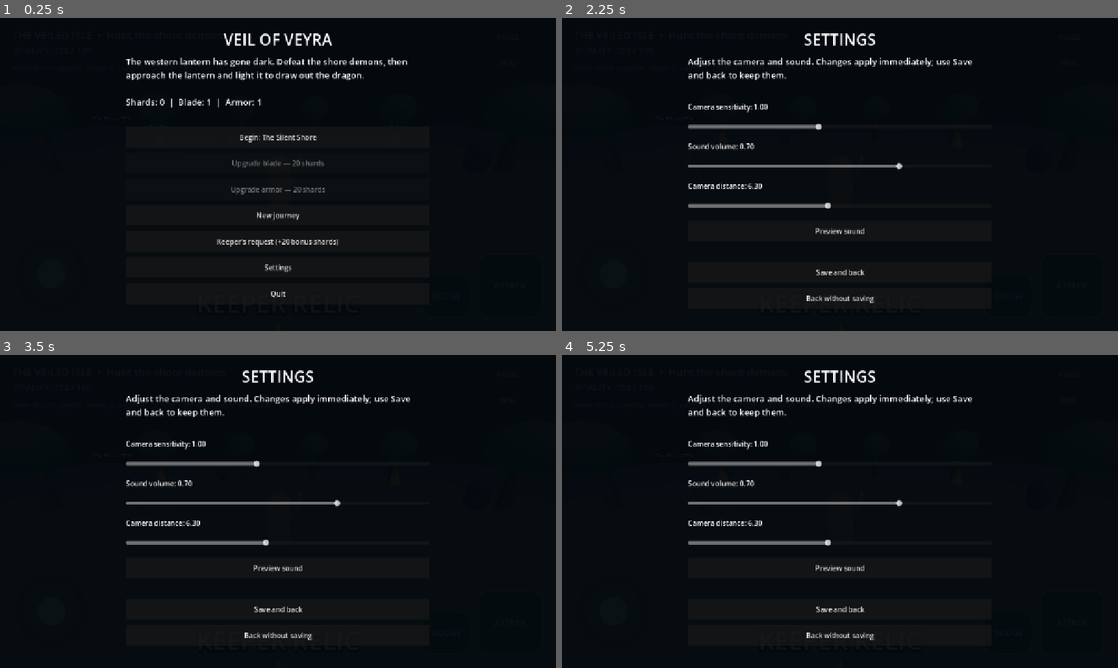
Above: before the commit, frames 1-4 (two rows, left to right).
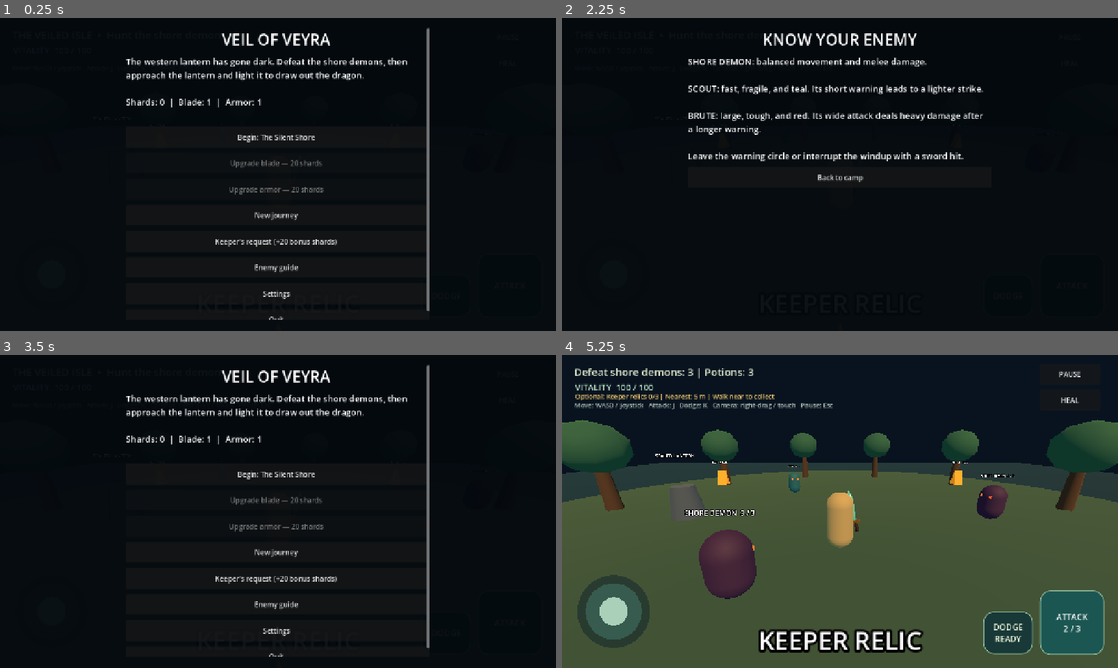
Above: after the commit, the same moments.

Repository: Hirukshanan/veil-of-veyra
Game: Godot game, scene res://scenes/main.tscn
Two runs of this game, one before a commit and one after it. Both use one fixed random seed, a clock stepped at 60 frames per second and the inputs below.
Inputs (mouse positions are in pixels of both pictures, inside the frame that each line leads up to):
- Up to frame 1 (0.25 s): no input
- Up to frame 2 (2.25 s): click "Keeper's request (+20 bonus s…" at 0.5 s; click "Back to camp" at 1.25 s; click (840, 268) at 2 s, where only the run after the commit has a clickable "Enemy guide"
- Up to frame 3 (3.5 s): click (278, 514) at 2.75 s, where only the run after the commit has a clickable "Back to camp"
- Up to frame 4 (5.25 s): click (840, 473) at 3.5 s, where only the run after the commit has a clickable "Begin: The Silent Shore"; click (1073, 624) at 4.25 s, where only the run after the commit has a clickable "ATTACK"; click (1073, 624) at 5 s, where only the run after the commit has a clickable "ATTACK 1 / 3"

The runs differ from the first frame. In frame 1, 2.2% of the frame differs, in the area x 38-78%, y 3-97%; in frame 2, 5.7%; in frame 3, 5.5%; in frame 4, 72%, in the area x 0-100%, y 4-100%.

Commit message:
feat: add Scout and Brute enemy variants

Diff:
--- a/scripts/campaign.gd
+++ b/scripts/campaign.gd
@@ -140,6 +140,8 @@
 		enemy.position = Vector3(cos(angle) * 10, 0, sin(angle) * 10)
 		enemy.set("target", player)
 		enemy.set("health", 3 + chapter * 2)
+		# Introduce the scout on the shore; later chapters mix all three kinds.
+		enemy.set("kind", (1 if index == 2 else 0) if chapter == 0 else index % 3)
 		enemy.connect("defeated", Callable(self, "_on_enemy_defeated"))
 		add_child(enemy)
 
@@ -258,6 +260,7 @@
 	_menu_button("Upgrade armor — %d shards" % _cost(armor_level), func(): _upgrade(false), shards < _cost(armor_level) or armor_level >= 4)
 	_menu_button("New journey", _confirm_reset)
 	_menu_button("Keeper's request (+20 bonus shards)", _show_keeper_request)
+	_menu_button("Enemy guide", _show_enemy_guide)
 	_menu_button("Settings", func(): _show_settings(_show_camp))
 	_menu_button("Quit", func(): get_tree().quit())
 
@@ -266,6 +269,10 @@
 
 func _show_keeper_request() -> void:
 	_clear_menu("THE KEEPER'S REQUEST", "Three relics remain scattered around this island. Walk near each golden relic to recover it. Find all three and defeat the dragon in the same hunt to earn 20 bonus shards.\n\nThis quest is optional. Restarting a hunt resets collected relics.")
+	_menu_button("Back to camp", _show_camp)
+
+func _show_enemy_guide() -> void:
+	_clear_menu("KNOW YOUR ENEMY", "SHORE DEMON: balanced movement and melee damage.\n\nSCOUT: fast, fragile, and teal. Its short warning leads to a lighter strike.\n\nBRUTE: large, tough, and red. Its wide attack deals heavy damage after a longer warning.\n\nLeave the warning circle or interrupt the windup with a sword hit.")
 	_menu_button("Back to camp", _show_camp)
 
 func _upgrade(blade: bool) -> void:
--- a/scripts/enemy.gd
+++ b/scripts/enemy.gd
@@ -3,9 +3,22 @@
 signal defeated
 
 const GRAVITY := 22.0
+enum Kind { SHORE, SCOUT, BRUTE }
 
 var target: Node3D
 var health := 3
+var kind := Kind.SHORE
+var move_speed := 2.15
+var attack_damage := 8
+var attack_range := 1.8
+var windup_duration := 0.55
+var recovery_duration := 0.8
+var body_color := Color(0.25, 0.15, 0.27)
+var body_radius := 0.5
+var body_height := 1.5
+var display_name := "SHORE DEMON"
+var _maximum_health := 3
+var _health_label: Label3D
 var _attack_cooldown := 0.0
 var _windup := 0.0
 var _hit_time := 0.0
@@ -16,13 +29,37 @@
 func _ready() -> void:
 	collision_layer = 2
 	collision_mask = 1
+	match kind:
+		Kind.SCOUT:
+			display_name = "SCOUT"
+			health = maxi(2, health - 1)
+			move_speed = 3.1
+			attack_damage = 5
+			attack_range = 1.6
+			windup_duration = 0.4
+			recovery_duration = 0.9
+			body_color = Color(0.13, 0.4, 0.4)
+			body_radius = 0.38
+			body_height = 1.35
+		Kind.BRUTE:
+			display_name = "BRUTE"
+			health += 3
+			move_speed = 1.45
+			attack_damage = 16
+			attack_range = 2.3
+			windup_duration = 0.95
+			recovery_duration = 1.2
+			body_color = Color(0.48, 0.16, 0.1)
+			body_radius = 0.68
+			body_height = 2.1
+	_maximum_health = health
 	_build_body()
 
 
 func _physics_process(delta: float) -> void:
 	_attack_cooldown = maxf(0.0, _attack_cooldown - delta)
 	_hit_time = maxf(0.0, _hit_time - delta)
-	_material.albedo_color = Color(1, 0.85, 0.65) if _hit_time > 0.0 else Color(0.25, 0.15, 0.27)
+	_material.albedo_color = Color(1, 0.85, 0.65) if _hit_time > 0.0 else body_color
 	if not is_instance_valid(target) or health <= 0:
 		return
 
@@ -36,21 +73,21 @@
 		_windup = maxf(0.0, _windup - delta)
 		if _windup == 0.0:
 			_warning.hide()
-			_attack_cooldown = 0.8
-			if distance <= 1.8 and absf(target.global_position.y - global_position.y) <= 2.0 and target.has_method("take_damage"):
-				target.call("take_damage", 8)
+			_attack_cooldown = recovery_duration
+			if distance <= attack_range and absf(target.global_position.y - global_position.y) <= 2.0 and target.has_method("take_damage"):
+				target.call("take_damage", attack_damage)
 	elif _hit_time > 0.0:
 		velocity.x = 0.0
 		velocity.z = 0.0
-	elif distance > 1.55:
-		velocity.x = direction.x * 2.15
-		velocity.z = direction.z * 2.15
+	elif distance > attack_range - 0.25:
+		velocity.x = direction.x * move_speed
+		velocity.z = direction.z * move_speed
 		rotation.y = atan2(-direction.x, -direction.z)
 	else:
 		velocity.x = move_toward(velocity.x, 0.0, 12.0 * delta)
 		velocity.z = move_toward(velocity.z, 0.0, 12.0 * delta)
 		if _attack_cooldown <= 0.0 and target.has_method("take_damage"):
-			_windup = 0.55
+			_windup = windup_duration
 			_warning.show()
 
 	if not is_on_floor():
@@ -64,6 +101,7 @@
 	if health <= 0:
 		return
 	health -= amount
+	_health_label.text = "%s  %d / %d" % [display_name, maxi(0, health), _maximum_health]
 	_hit_time = 0.18
 	_windup = 0.0
 	_warning.hide()
@@ -76,13 +114,13 @@
 func _build_body() -> void:
 	var body_mesh := MeshInstance3D.new()
 	var capsule := CapsuleMesh.new()
-	capsule.radius = 0.5
-	capsule.height = 1.5
+	capsule.radius = body_radius
+	capsule.height = body_height
 	body_mesh.mesh = capsule
-	body_mesh.position.y = 0.75
+	body_mesh.position.y = body_height * 0.5
 	var material := StandardMaterial3D.new()
 	_material = material
-	material.albedo_color = Color(0.25, 0.15, 0.27)
+	material.albedo_color = body_color
 	material.roughness = 0.72
 	body_mesh.material_override = material
 	add_child(body_mesh)
@@ -91,7 +129,7 @@
 	var eyes := BoxMesh.new()
 	eyes.size = Vector3(0.45, 0.1, 0.08)
 	eye_mesh.mesh = eyes
-	eye_mesh.position = Vector3(0, 1.05, -0.43)
+	eye_mesh.position = Vector3(0, body_height * 0.7, -body_radius * 0.86)
 	var eye_material := StandardMaterial3D.new()
 	eye_material.albedo_color = Color(0.95, 0.54, 0.23)
 	eye_material.emission_enabled = true
@@ -101,16 +139,22 @@
 
 	var collision := CollisionShape3D.new()
 	var shape := CapsuleShape3D.new()
-	shape.radius = 0.5
-	shape.height = 1.5
+	shape.radius = body_radius
+	shape.height = body_height
 	collision.shape = shape
-	collision.position.y = 0.75
+	collision.position.y = body_height * 0.5
 	add_child(collision)
+	_health_label = Label3D.new()
+	_health_label.position.y = body_height + 0.4
+	_health_label.billboard = BaseMaterial3D.BILLBOARD_ENABLED
+	_health_label.font_size = 28
+	_health_label.text = "%s  %d / %d" % [display_name, health, _maximum_health]
+	add_child(_health_label)
 
 	_warning = MeshInstance3D.new()
 	var disc := CylinderMesh.new()
-	disc.top_radius = 1.8
-	disc.bottom_radius = 1.8
+	disc.top_radius = attack_range
+	disc.bottom_radius = attack_range
 	disc.height = 0.025
 	_warning.mesh = disc
 	_warning.position.y = 0.04
--- a/tests/combat_check.gd
+++ b/tests/combat_check.gd
@@ -15,7 +15,8 @@
 	for child in scene.get_children():
 		if child.get_script() == scene.ENEMY_SCRIPT:
 			child.set_physics_process(false)
-			enemy = child
+			if enemy == null:
+				enemy = child
 	hero.position = Vector3(0, 0, 4)
 	hero.rotation = Vector3.ZERO
 	enemy.position = Vector3(0, 0, 2.8)
--- /dev/null
+++ b/tests/enemy_check.gd
@@ -0,0 +1,69 @@
+extends SceneTree
+
+const ENEMY = preload("res://scripts/enemy.gd")
+var defeats := 0
+
+class Target extends Node3D:
+	var damage_taken := 0
+	func take_damage(amount: int) -> void:
+		damage_taken += amount
+
+func _initialize() -> void:
+	call_deferred("_run")
+
+func _run() -> void:
+	assert(OS.get_environment("VEYRA_TEST") == "1")
+	var world := Node3D.new()
+	root.add_child(world)
+	var target := Target.new()
+	world.add_child(target)
+	for kind in range(3):
+		var enemy = ENEMY.new()
+		enemy.kind = kind
+		enemy.health = 5
+		enemy.target = target
+		world.add_child(enemy)
+		enemy.set_physics_process(false)
+		enemy.defeated.connect(func(): defeats += 1)
+		assert(enemy.health == [5, 4, 8][kind])
+		assert(is_equal_approx(enemy._warning.mesh.top_radius, enemy.attack_range))
+		target.position = Vector3(0, 0, -8)
+		enemy._physics_process(0.01)
+		assert(is_equal_approx(Vector2(enemy.velocity.x, enemy.velocity.z).length(), [2.15, 3.1, 1.45][kind]))
+		enemy.position = Vector3.ZERO
+		enemy.velocity = Vector3.ZERO
+		target.position = Vector3(0, 0, -1.2)
+		target.damage_taken = 0
+		enemy._physics_process(0.01)
+		assert(enemy._warning.visible and target.damage_taken == 0)
+		enemy._physics_process(enemy.windup_duration * 0.5)
+		assert(target.damage_taken == 0, "Every kind must give the full warning")
+		enemy._physics_process(enemy.windup_duration * 0.5 + 0.01)
+		assert(target.damage_taken == [8, 5, 16][kind])
+		assert(not enemy._warning.visible)
+		enemy.position = Vector3.ZERO
+		enemy.velocity = Vector3.ZERO
+		enemy._physics_process(enemy.recovery_duration + 0.01)
+		assert(enemy._warning.visible)
+		target.position = Vector3(0, 0, -enemy.attack_range - 0.2)
+		enemy._physics_process(enemy.windup_duration + 0.01)
+		assert(target.damage_taken == [8, 5, 16][kind], "Escaping must avoid every kind's attack")
+		enemy.position = Vector3.ZERO
+		enemy.velocity = Vector3.ZERO
+		target.position = Vector3(0, 0, -1.2)
+		enemy._physics_process(enemy.recovery_duration + 0.01)
+		enemy.take_damage(1)
+		assert(enemy._windup == 0 and not enemy._warning.visible)
+		assert(str(enemy.health) in enemy._health_label.text)
+		enemy._physics_process(0.01)
+		assert(enemy._material.albedo_color == Color(1, 0.85, 0.65))
+		enemy._physics_process(0.2)
+		assert(enemy._material.albedo_color == enemy.body_color)
+		enemy.take_damage(100)
+		enemy.take_damage(100)
+		assert(defeats == kind + 1)
+		await process_frame
+	world.queue_free()
+	await process_frame
+	print("PASS: Shore/Scout/Brute health, pursuit speed, warning radius/timing, damage, escape, interruption, hit feedback and single defeat")
+	quit()
--- a/tests/gameplay_check.gd
+++ b/tests/gameplay_check.gd
@@ -28,6 +28,11 @@
 				enemies.append(child)
 				child.set_physics_process(false)
 		var enemy = enemies[0]
+		var kinds: Array = []
+		for mob in enemies:
+			kinds.append(mob.kind)
+		assert(kinds.has(scene.ENEMY_SCRIPT.Kind.SCOUT))
+		assert(kinds.has(scene.ENEMY_SCRIPT.Kind.BRUTE) == (chapter > 0))
 		hero.position = Vector3(0, 0, 4)
 		hero.rotation = Vector3.ZERO
 		enemy.position = Vector3(0, 0, 2.8)
--- a/tests/layout_check.gd
+++ b/tests/layout_check.gd
@@ -21,7 +21,7 @@
 		root.size = resolution
 		await _settle()
 		var bounds := Rect2(Vector2.ZERO, Vector2(resolution))
-		for menu in [scene._show_camp, scene._show_keeper_request, func(): scene._show_settings(scene._show_camp)]:
+		for menu in [scene._show_camp, scene._show_keeper_request, scene._show_enemy_guide, func(): scene._show_settings(scene._show_camp)]:
 			menu.call()
 			await _settle()
 			_inside(scene.menu_scroll, bounds)
Not shown, changed: RELEASE_STATUS.md
Not shown, changed: VALIDATION.md
